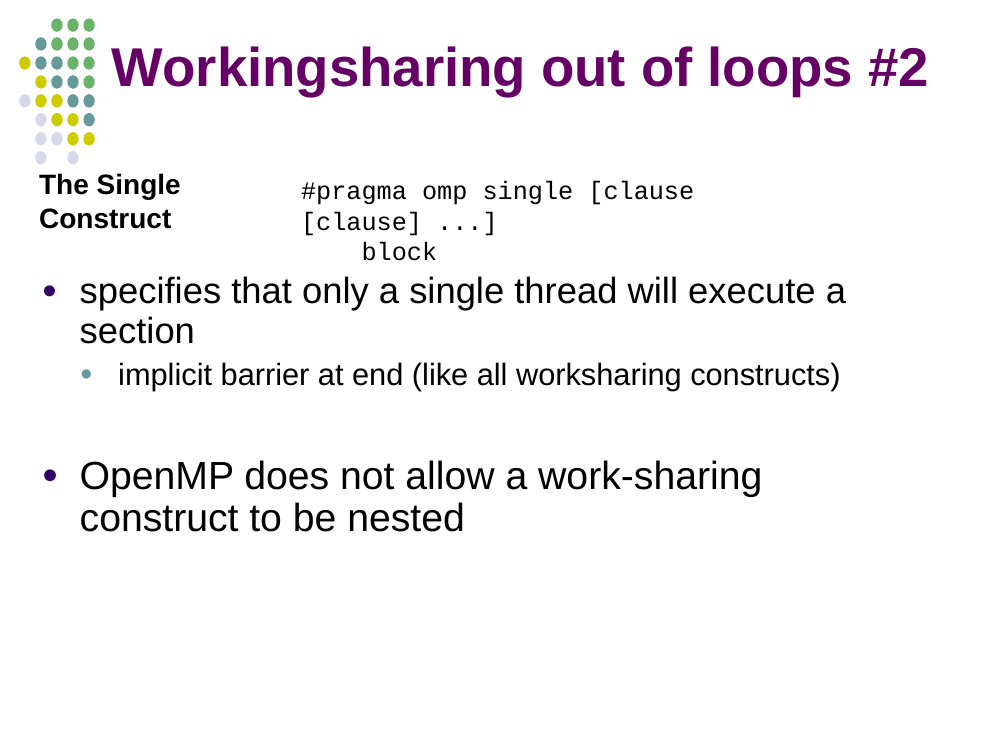
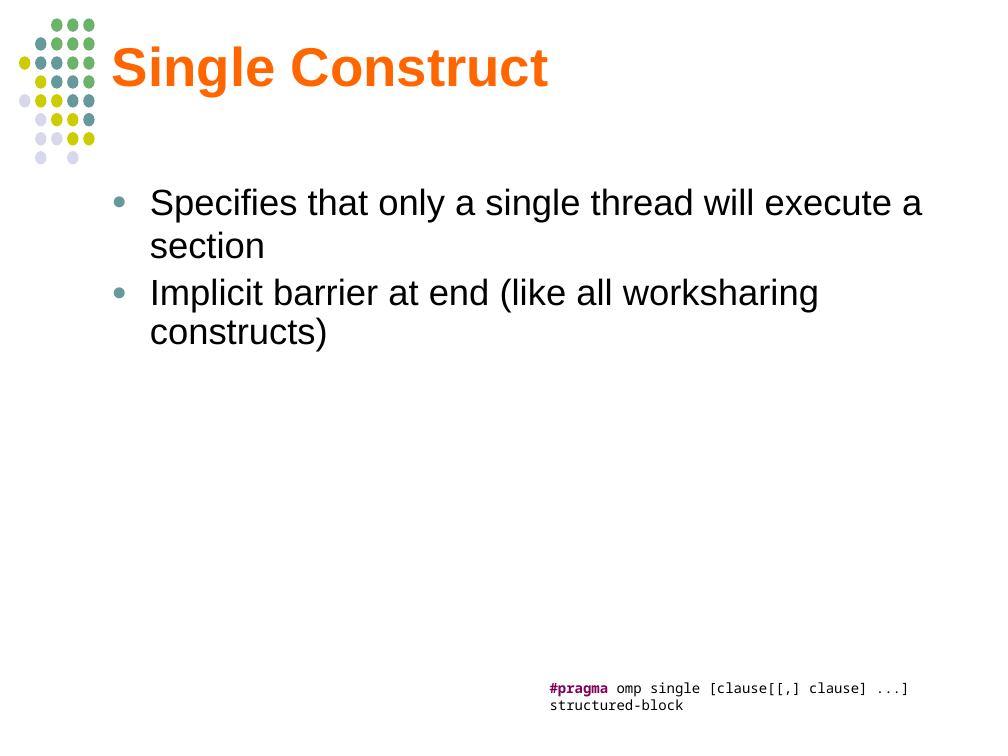
Before and after one commit to jablub/chpc_omp, a slide deck: slide 77 of OpenMP_MKuttel_CHPCWinterSchool2012.odp (slide 121 before the commit). Drawn at 1008x756 pixels with LibreOffice and Linux fonts; fonts in the diff are those of the drawing. Boxes give left, top, right and bottom in pixels: in the first picture for what was removed or moved away, otherwise in the second. Text is boxed around its words. In the diff, an @@ line names an element or a change of style, - is before the commit and + after.

```diff
--- a/OpenMP_MKuttel_CHPCWinterSchool2012.odp
+++ b/OpenMP_MKuttel_CHPCWinterSchool2012.odp
@@ title at [112, 46, 549, 96]: text changed; text colour #660066 to #FF6600 @@
-Workingsharing out of loops #2
+Single Construct
@@ text removed at [39, 173, 181, 229] @@
-The Single Construct
@@ text at [150, 188, 922, 352]: text changed; size 22 to 26 pt @@
-● specifies that only a single thread will execute a section
-  ● implicit barrier at end (like all worksharing constructs)
-● OpenMP does not allow a work-sharing construct to be nested
+  ● Specifies that only a single thread will execute a section
+  ● Implicit barrier at end (like all worksharing constructs)
@@ text at [550, 682, 868, 710]: text changed; size 18 to 10 pt; font Courier New to Noto Sans Mono @@
-#pragma omp single [clause [clause] ...]
-block
+#pragma omp single [clause[[,] clause] ...]
+structured-block
```
Also in this commit, not shown: 43 other slides changed, 28 slides added, 19 slides removed, 20 other files.
